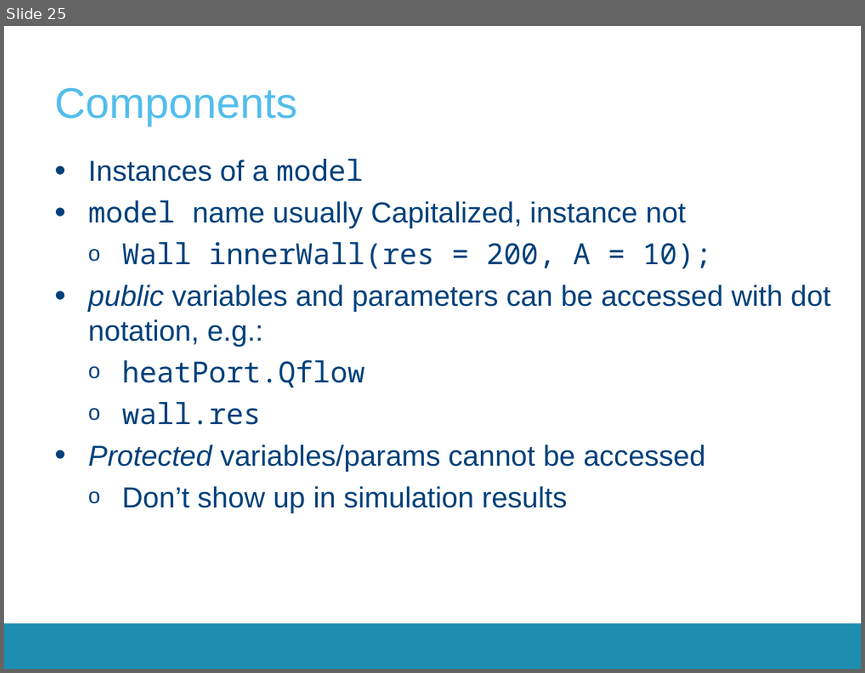
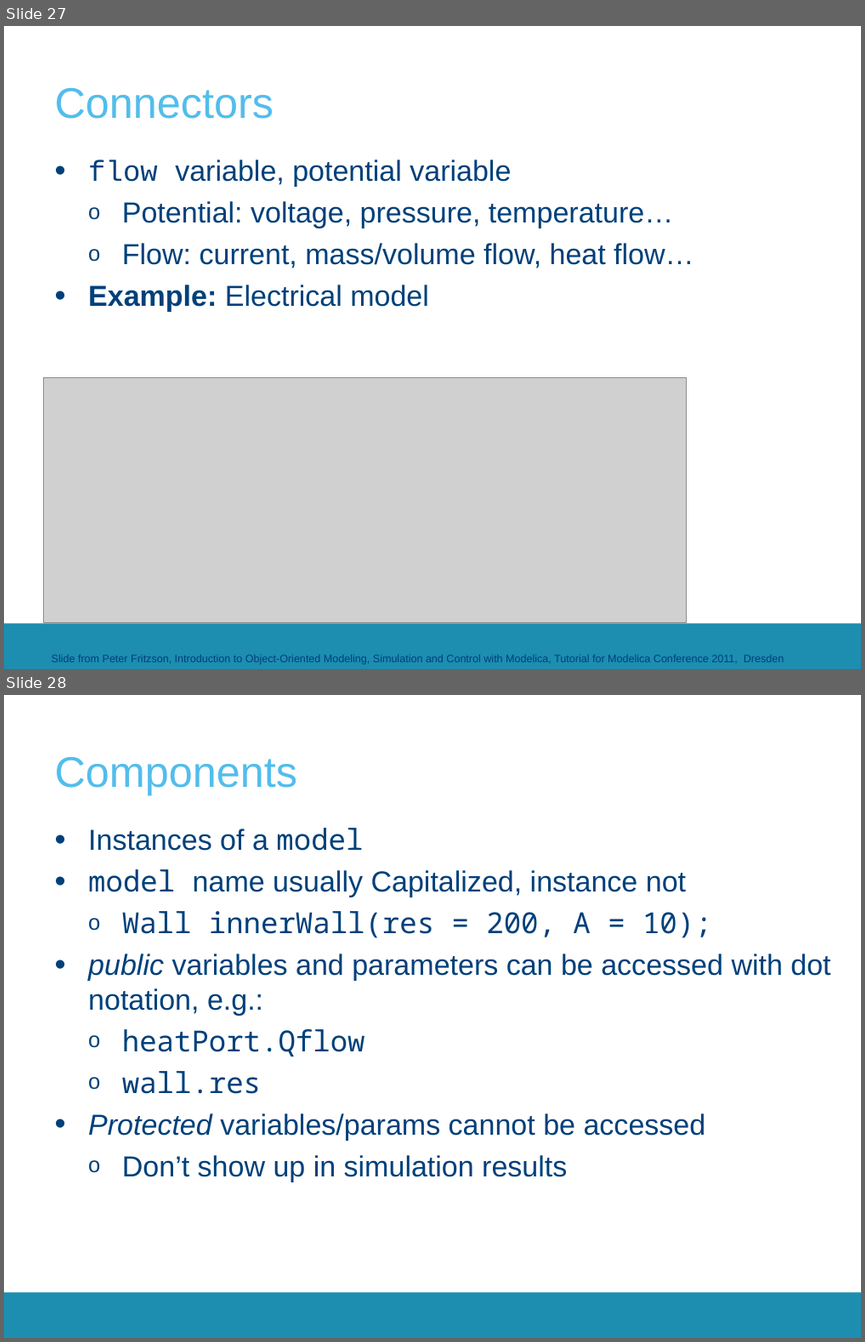
Before and after one commit to aswathnaray/__CrashCourse__, a slide deck: 2017-2018/Presentations/CrashCourse_2016.pptx. Shown one above the other, each under a label of ours: slide 25 before the commit, slides 27 and 28 after it. The pictures are 865x673 and 865x1342 pixels, drawn with LibreOffice and Linux fonts; fonts in the diff are those of the drawing; grey boxes stand for pictures; background and template pictures are left out. Boxes give left, top, right and bottom in pixels: in the first picture for what was removed or moved away, otherwise in the second. Text is boxed around its words. In the diff, an @@ line names an element or a change of style, - is before the commit and + after.

```diff
--- a/2017-2018/Presentations/CrashCourse_2016.pptx
+++ b/2017-2018/Presentations/CrashCourse_2016.pptx
@@ slide 27 added at [4,26,861,669], background #FFFFFF; not listed: 1 template element that a slide beside it also shows @@
@@ title added at [55,88,274,119], 40 pt, text #52BDEC @@
+Connectors
@@ text added at [88,159,694,312], 27 pt, text #00407A @@
+• flow variable, potential variable
+  o Potential: voltage, pressure, temperature…
+  o Flow: current, mass/volume flow, heat flow…
+• Example: Electrical model
@@ picture added at [44,378,687,623] @@
@@ text added at [52,654,783,664], 10 pt, text #00407A @@
+Slide from Peter Fritzson, Introduction to Object-Oriented Modeling, Simulation and Control with Modelica, Tutorial for Modelica Conference 2011, Dresden
@@ what was slide 25 is now slide 28 @@
```
Also in this commit, not shown: 6 slides changed.
